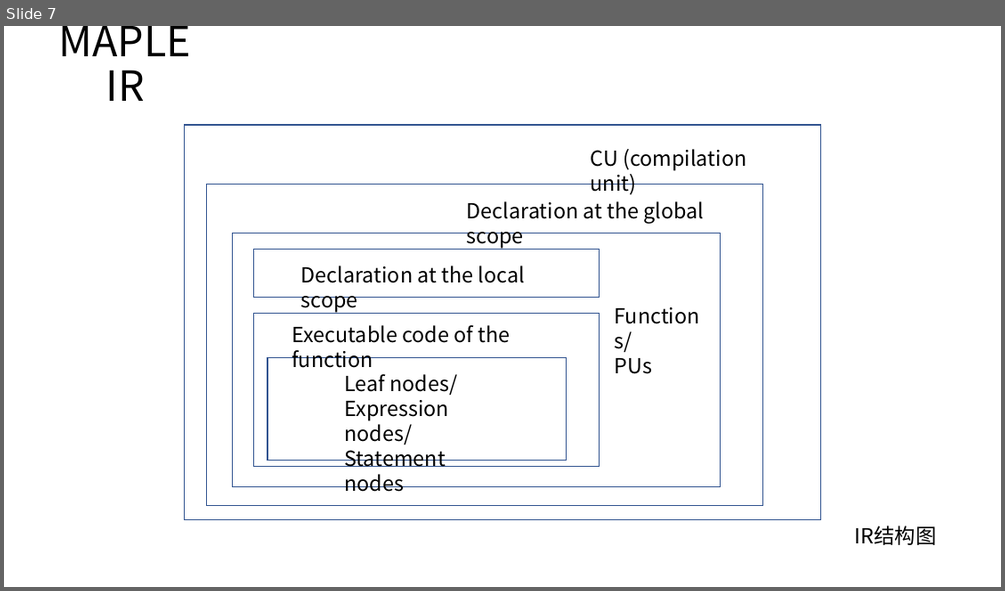
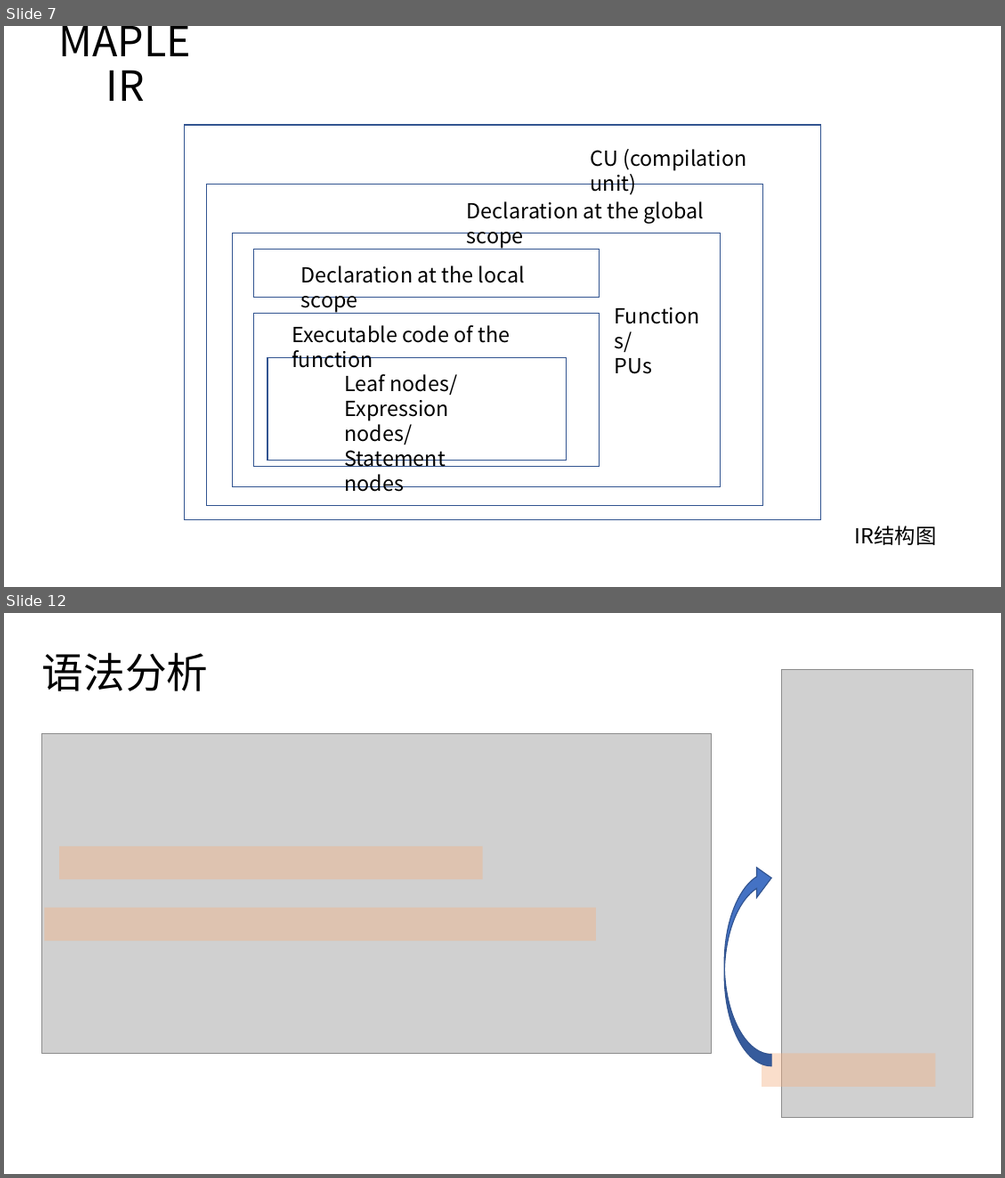
Before and after one commit to bupt-juniorTeam/OpenArkCompiler, a slide deck: 方舟编译器源码分析初稿.pptx. Shown one above the other, each under a label of ours: slide 7 before the commit, slides 7 and 12 after it; the slides between them are not shown. The pictures are 1005x591 and 1005x1178 pixels, drawn with LibreOffice and Linux fonts; fonts in the diff are those of the drawing; grey boxes stand for pictures. Boxes give left, top, right and bottom in pixels: in the first picture for what was removed or moved away, otherwise in the second. Text is boxed around its words. In the diff, an @@ line names an element or a change of style, - is before the commit and + after.

```diff
--- a/方舟编译器源码分析初稿.pptx
+++ b/方舟编译器源码分析初稿.pptx
@@ slide 12 added at (4, 613, 1001, 1174), background #FFFFFF @@
@@ title added at (42, 652, 209, 691), 40 pt, text #000000 @@
+语法分析
@@ picture added at (781, 669, 972, 1117) @@
@@ picture added at (42, 733, 712, 1053) @@
@@ rectangle added at (59, 846, 483, 880), fill #F4B183 at 41% opacity @@
@@ curved left arrow added at (724, 863, 771, 1066), fill #4472C4, outline #325491 1 pt @@
@@ rectangle added at (44, 908, 596, 941), fill #F4B183 at 41% opacity @@
@@ rectangle added at (761, 1054, 936, 1086), fill #F4B183 at 41% opacity @@
```
Also in this commit, not shown: 2 slides changed, 5 other slides added, 1 other file.
